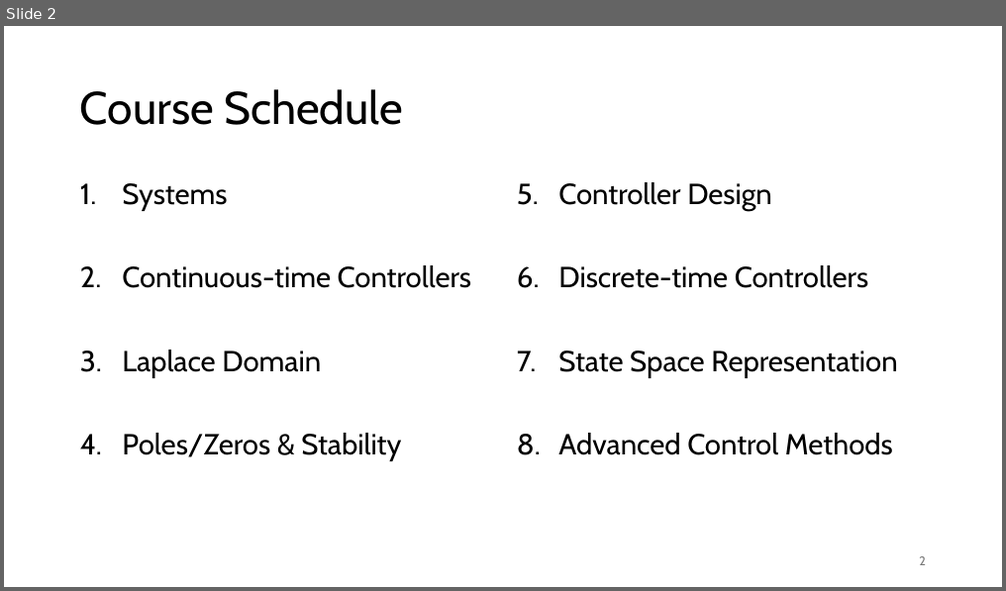
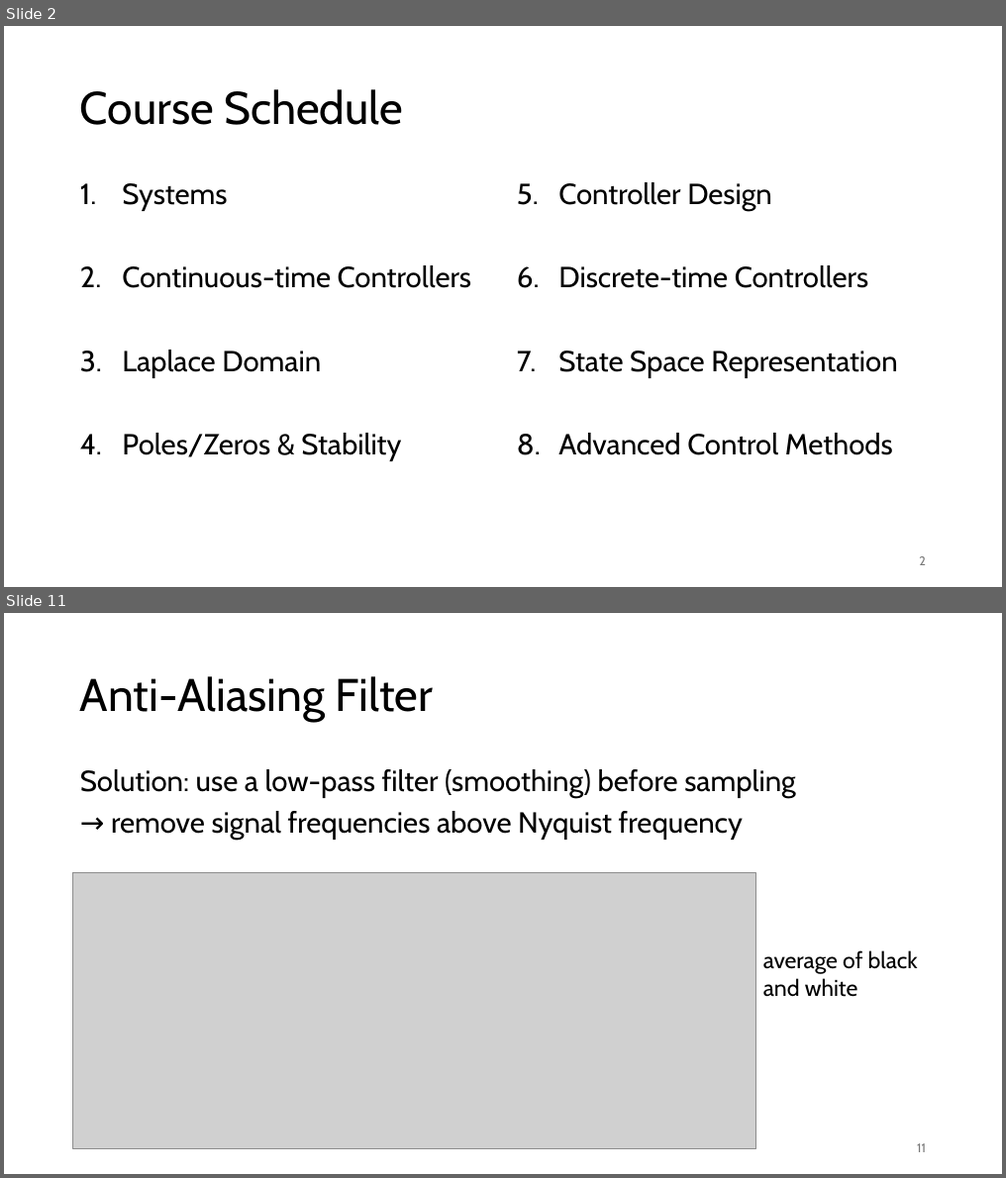
Before and after one commit to FelixWick/control_engineering, a slide deck: slides/6_discrete_controllers.pptx. Shown one above the other, each under a label of ours: slide 2 before the commit, slides 2 and 11 after it; the slides between them are not shown. The pictures are 1006x591 and 1006x1178 pixels, drawn with LibreOffice and Linux fonts; fonts in the diff are those of the drawing; grey boxes stand for pictures. Boxes give left, top, right and bottom in pixels: in the first picture for what was removed or moved away, otherwise in the second. Text is boxed around its words. In the diff, an @@ line names an element or a change of style, - is before the commit and + after.

```diff
--- a/slides/6_discrete_controllers.pptx
+++ b/slides/6_discrete_controllers.pptx
@@ slide 11 added at <box>4,613,1002,1174</box>, background #FFFFFF @@
@@ title added at <box>80,676,433,722</box>, 44 pt, text #000000 @@
+Anti-Aliasing Filter
@@ text added at <box>80,769,796,840</box>, 28 pt, text #000000 @@
+Solution: use a low-pass filter (smoothing) before sampling
+→ remove signal frequencies above Nyquist frequency
@@ picture added at <box>73,872,756,1150</box> @@
@@ text added at <box>763,951,918,997</box>, 22 pt, text #000000 @@
+average of black and white
@@ page number added at <box>917,1144,926,1153</box>, 12 pt, text #797979 @@
+11
```
Also in this commit, not shown: 5 slides changed, 15 other slides added, 1 slide removed.
